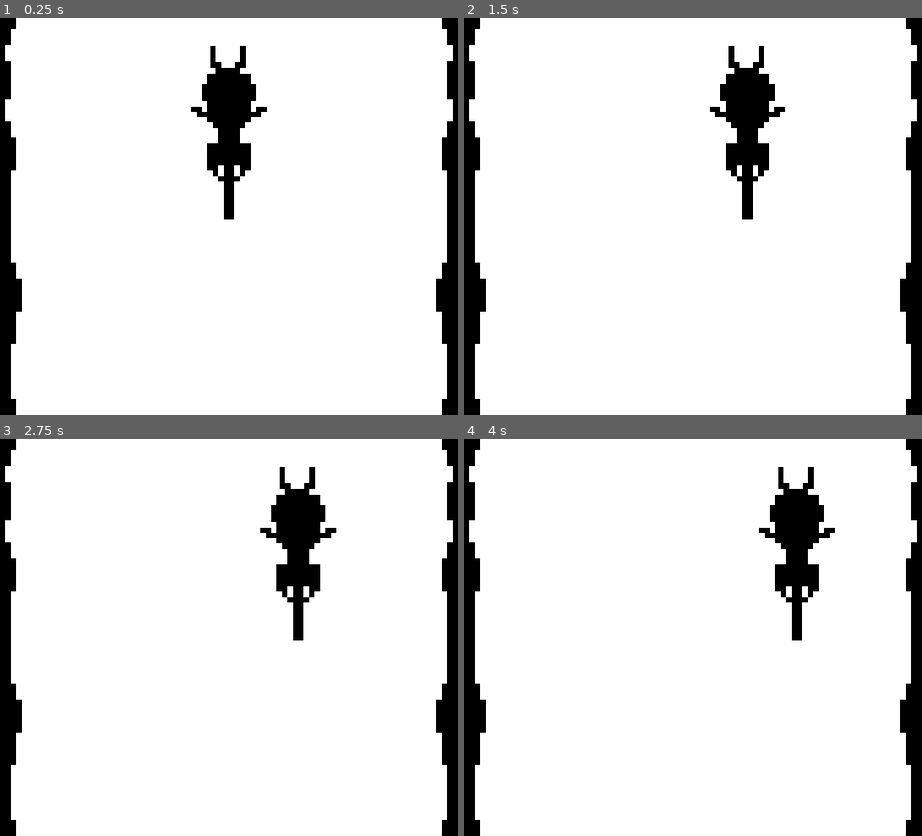
Above: before the commit, frames 1-4 (two rows, left to right).
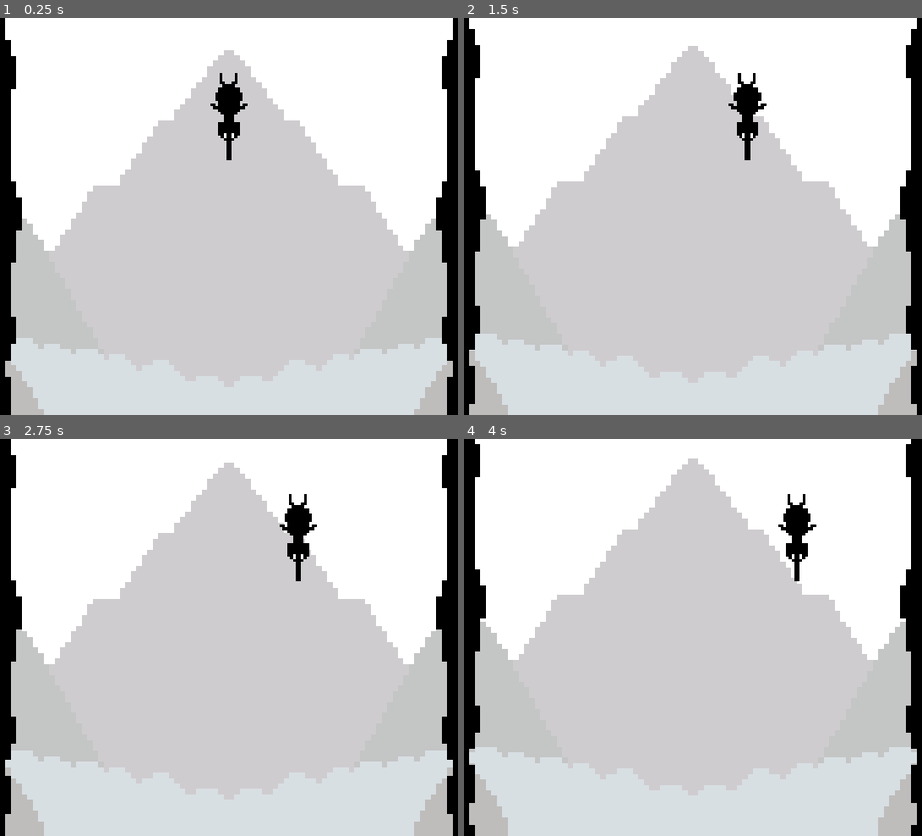
Above: after the commit, the same moments.

Repository: ClarkThyLord/Kiwi-Airborne
Game: Godot game, scene res://scenes/Game/Game.tscn
Same seed, same stepped clock (60 frames per second), same inputs: the game is played once before the commit and once after it.
Inputs:
- Up to frame 1 (0.25 s): no input
- Up to frame 2 (1.5 s): hold Right (ui_right) 0.53-1.28 s; hold Left (ui_left) from 1.28 s (still down)
- Up to frame 3 (2.75 s): release Left (ui_left) at 2.03 s; hold Right (ui_right) from 2.03 s (still down)
- Up to frame 4 (4 s): release Right (ui_right) at 3.53 s; hold Left (ui_left) from 3.53 s (still down)

The runs differ from the first frame. In frame 1, 61% of the frame differs, in the area x 1-99%, y 0-100%; in frame 2, 63%; in frame 3, 64%; in frame 4, 66%.
Error before the commit: Parse Error: Can't preload resource at path: res://objects/Rock/Rock.tscn (res://scenes/Game/Game.gd:6)

Commit message:
fix ups and progress on Game
Clark was here :V

Diff:
--- a/scenes/Game/Game.gd
+++ b/scenes/Game/Game.gd
@@ -3,7 +3,6 @@
 
 
 # Refrences
-const Rock := preload("res://objects/Rock/Rock.tscn")
 
 
 
@@ -15,3 +14,4 @@
 # Core
 func _process(delta : float) -> void:
 	$Walls/Texture.region_rect.position.y += 1
+	$Background/Mountains.region_rect.position.y += 0.01
--- a/scenes/Game/Game.tscn
+++ b/scenes/Game/Game.tscn
@@ -1,9 +1,10 @@
-[gd_scene load_steps=6 format=2]
+[gd_scene load_steps=7 format=2]
 
 [ext_resource path="res://entities/Kiwi/Kiwi.tscn" type="PackedScene" id=1]
 [ext_resource path="res://scenes/Game/Game.gd" type="Script" id=2]
 [ext_resource path="res://assets/game/background.png" type="Texture" id=3]
 [ext_resource path="res://assets/game/walls.png" type="Texture" id=4]
+[ext_resource path="res://assets/game/mountains.png" type="Texture" id=5]
 
 [sub_resource type="RectangleShape2D" id=1]
 extents = Vector2( 300, 10 )
@@ -15,6 +16,13 @@
 scale = Vector2( 8.25807, 8.21918 )
 texture = ExtResource( 3 )
 centered = false
+
+[node name="Mountains" type="Sprite" parent="Background"]
+modulate = Color( 1, 1, 1, 0.392157 )
+texture = ExtResource( 5 )
+centered = false
+region_enabled = true
+region_rect = Rect2( 0, 0, 124, 73 )
 
 [node name="Objects" type="Node2D" parent="."]
 
@@ -39,3 +47,4 @@
 
 [node name="Kiwi" parent="." instance=ExtResource( 1 )]
 position = Vector2( 512, 125 )
+scale = Vector2( 0.5, 0.5 )
Binary file added: assets/game/mountains.png
Not shown, added: assets/game/mountains.png.import
Not shown, changed: .gitignore
Not shown, changed: README.md
Not shown, removed: assets/.game.kra-autosave.kra
Not shown, changed: assets/game.kra
Not shown, removed: assets/game.kra~
